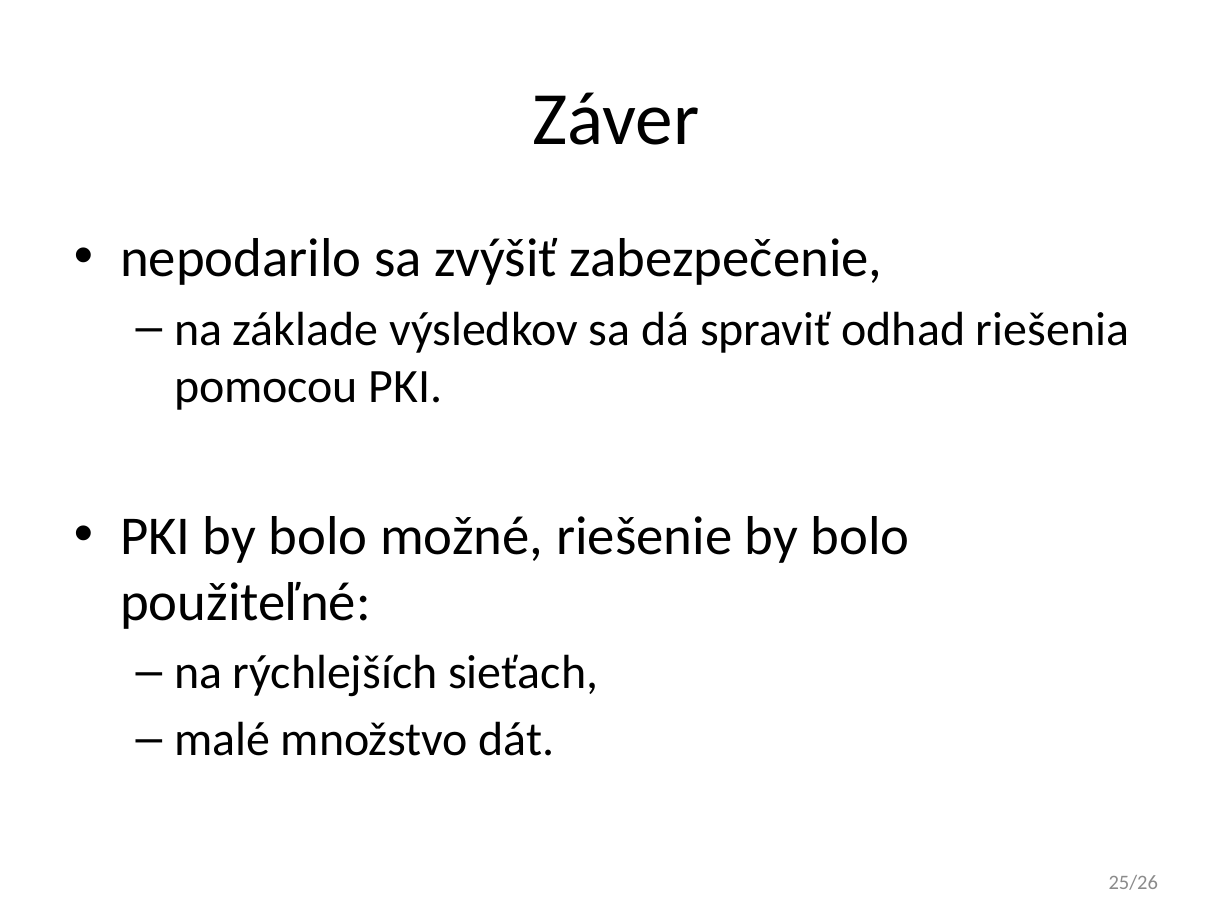
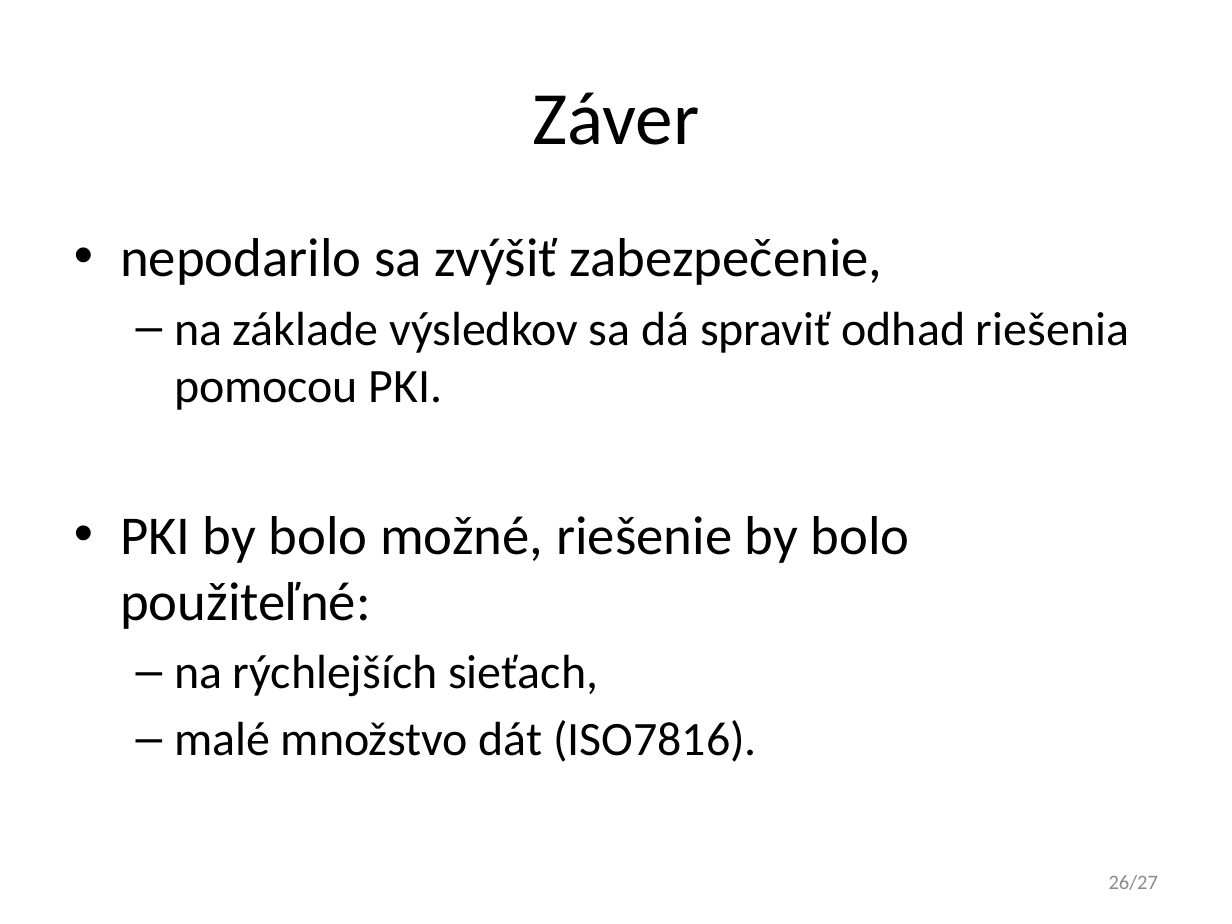
Before and after one commit to javacard-FOSS-applets/nrf6310-pca10007, a slide deck: slide 26 of Obhajoba/xdoubravsky_dp.pptx (slide 25 before the commit). Drawn at 1232x924 pixels with LibreOffice and Linux fonts; fonts in the diff are those of the drawing. Boxes give left, top, right and bottom in pixels: in the first picture for what was removed or moved away, otherwise in the second. Text is boxed around its words. In the diff, an @@ line names an element or a change of style, - is before the commit and + after.

```diff
--- a/Obhajoba/xdoubravsky_dp.pptx
+++ b/Obhajoba/xdoubravsky_dp.pptx
@@ text at (174, 720, 757, 762): text changed @@
-  – malé množstvo dát.
+  – malé množstvo dát (ISO7816).
@@ page number at (1109, 875, 1159, 890): text changed @@
-25/26
+26/27
```
Also in this commit, not shown: 10 other slides changed, 2 slides added, 1 other file.
